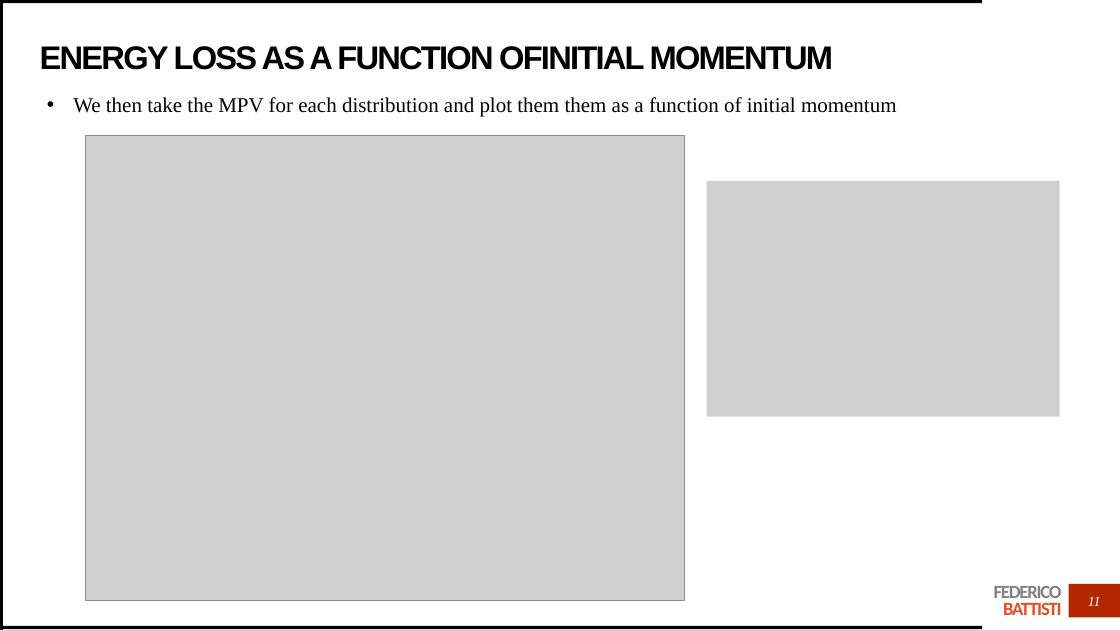
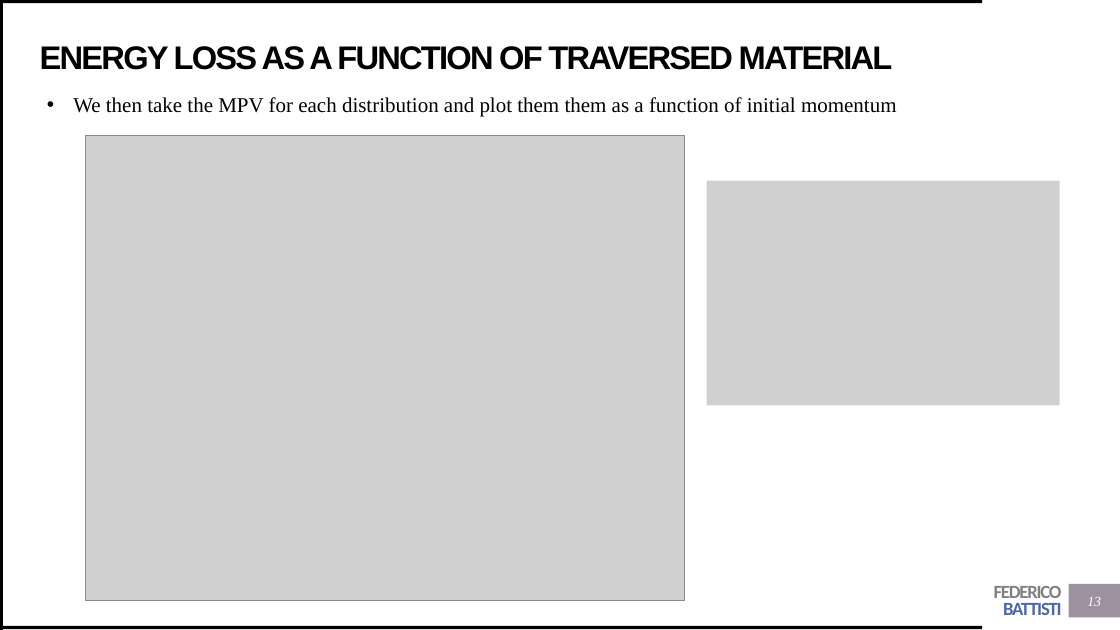
Before and after one commit to Trenchcoat95/OxfordCode, a slide deck: slide 13 of DUNE first presentation.pptx (slide 11 before the commit). Drawn at 1120x630 pixels with LibreOffice and Linux fonts; fonts in the diff are those of the drawing; grey boxes stand for pictures. Boxes give left, top, right and bottom in pixels: in the first picture for what was removed or moved away, otherwise in the second. Text is boxed around its words. In the diff, an @@ line names an element or a change of style, - is before the commit and + after.

```diff
--- a/DUNE first presentation.pptx
+++ b/DUNE first presentation.pptx
@@ title at (40, 46, 893, 70): text changed @@
-ENERGY LOSS AS A FUNCTION OFINITIAL MOMENTUM
+ENERGY LOSS AS A FUNCTION OF TRAVERSED MATERIAL
@@ picture: place and size @@
-picture at (707, 181, 1060, 417)
+picture at (707, 181, 1060, 405)
@@ text "FEDERICO BATTISTI" at (994, 586, 1062, 615): text colour #E84C22 to #4A66AC in "BATTISTI" @@
@@ rectangle at (1069, 584, 1120, 618): fill #B22600 to #9D90A0 @@
@@ page number at (1087, 597, 1101, 606): text changed @@
-11
+13
```
Also in this commit, not shown: 16 other slides changed, 4 slides added, 8 other files.
